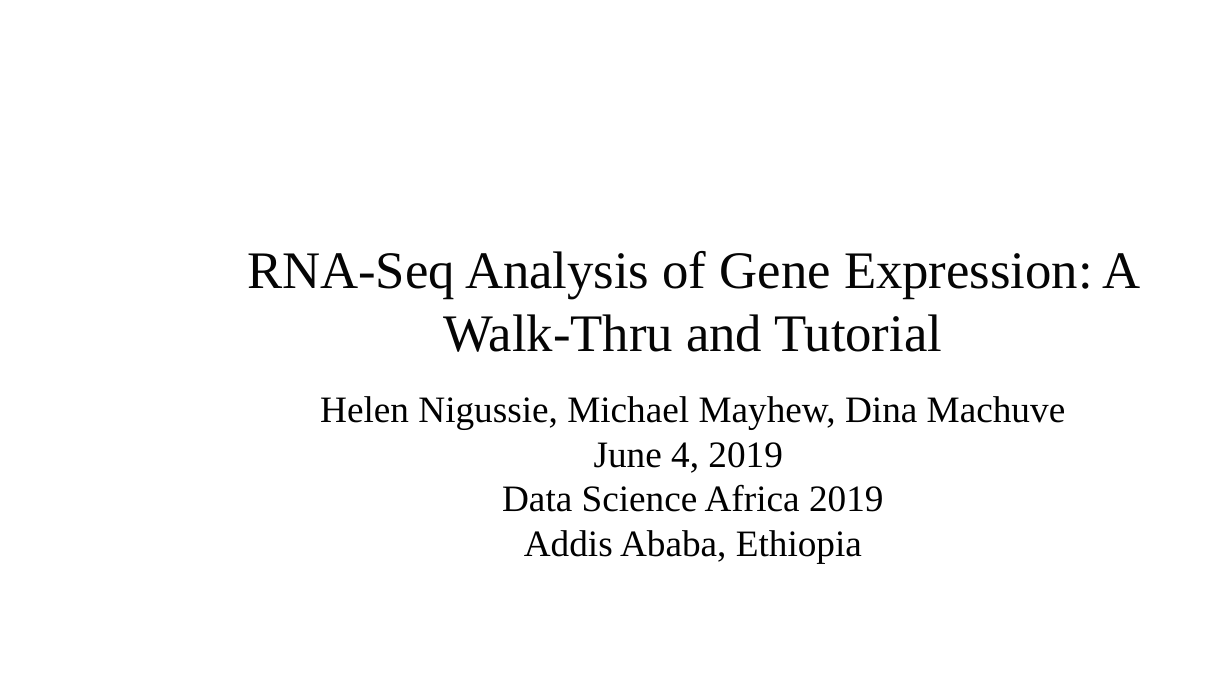
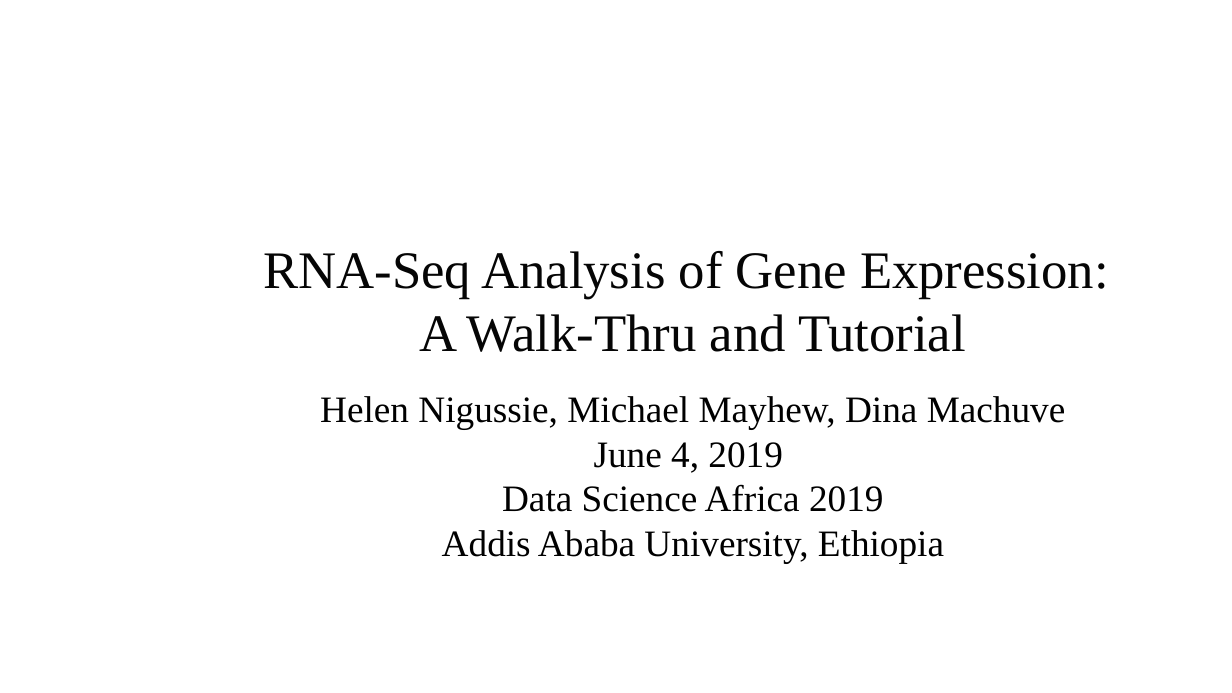
Before and after one commit to dataforager/DSA2019-bioinf_tutorial, a slide deck: slide 1 of FunBioinf-Tutorial-DSA2019-v1.pptx. Drawn at 1232x693 pixels with LibreOffice and Linux fonts; fonts in the diff are those of the drawing; background and template pictures are left out. Boxes give left, top, right and bottom in pixels: in the first picture for what was removed or moved away, otherwise in the second. Text is boxed around its words. In the diff, an @@ line names an element or a change of style, - is before the commit and + after.

Commit message:
Update tutorial slides...

```diff
--- a/FunBioinf-Tutorial-DSA2019-v1.pptx
+++ b/FunBioinf-Tutorial-DSA2019-v1.pptx
@@ text at (x1=263, y1=251, x2=1109, y2=352): text changed @@
-RNA-Seq Analysis of Gene Expression: A Walk-Thru and Tutorial
+RNA-Seq Analysis of Gene Expression:
+A Walk-Thru and Tutorial
@@ text at (x1=442, y1=530, x2=944, y2=563): text changed @@
-Addis Ababa, Ethiopia
+Addis Ababa University, Ethiopia
```
Also in this commit, not shown: 9 other slides changed, 1 other file.
